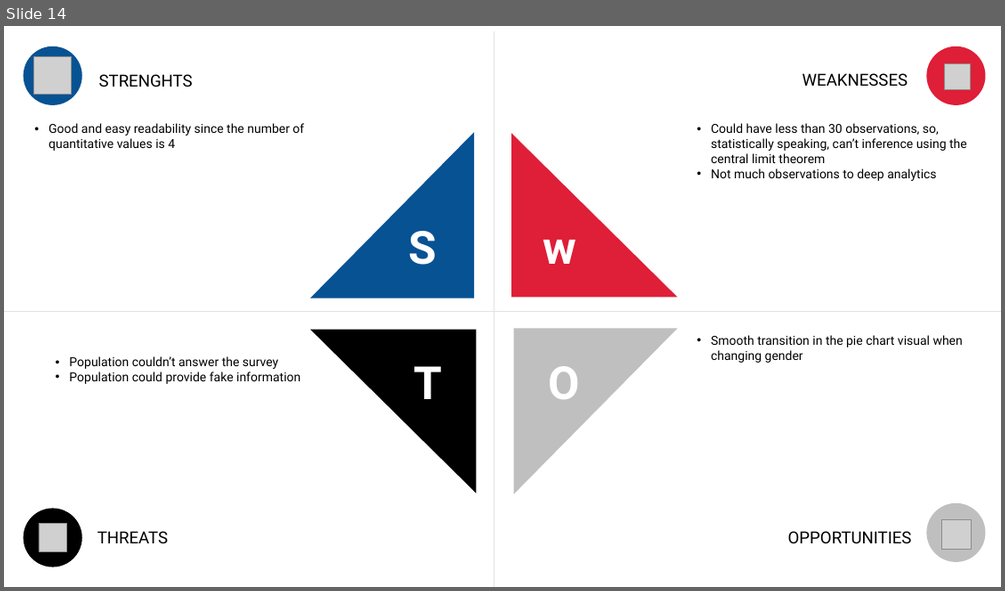
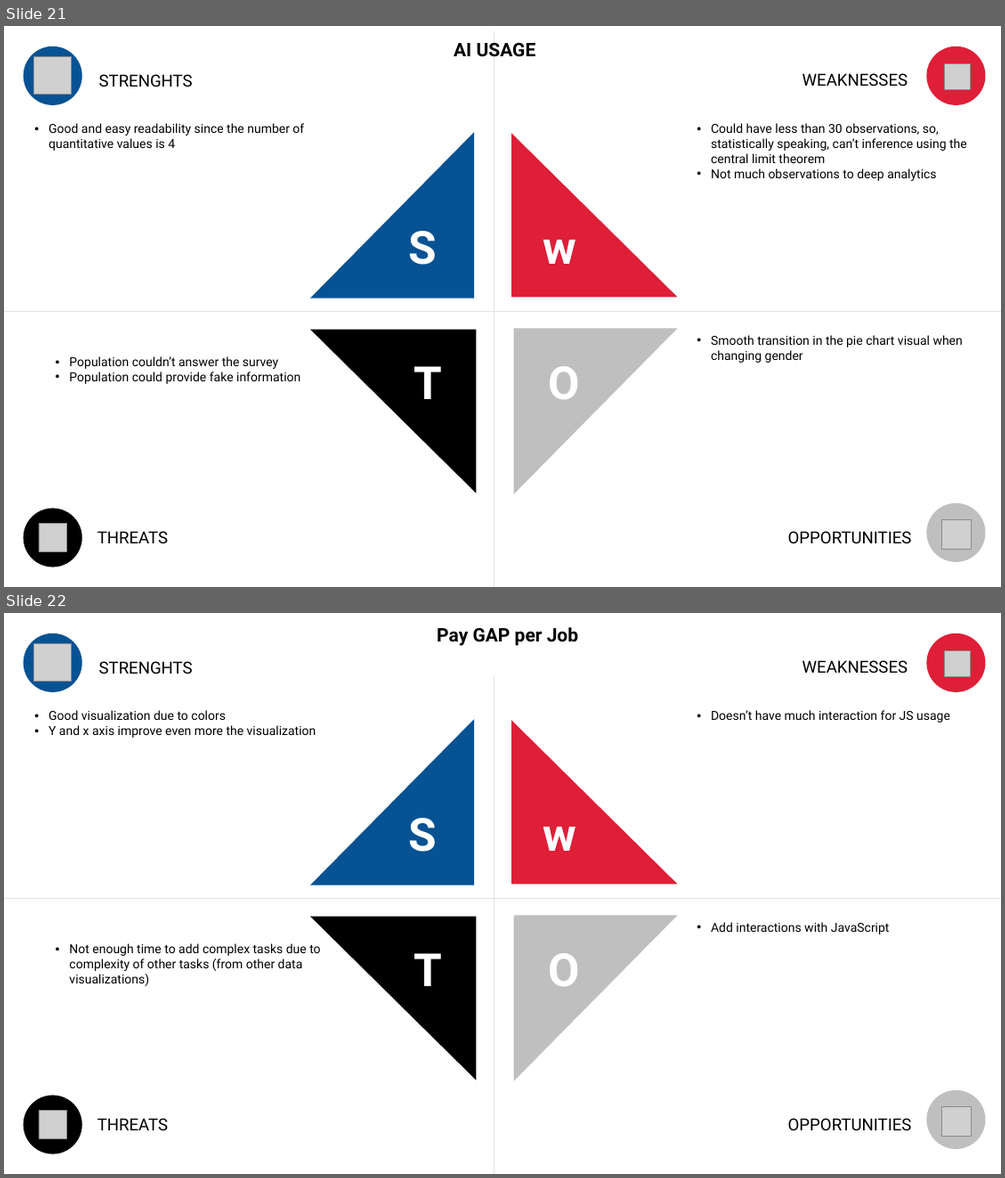
Before and after one commit to bbucalonserra/data-visualization-tool-js, a slide deck: layout-draft.pptx. Shown one above the other, each under a label of ours: slide 14 before the commit, slides 21 and 22 after it. The pictures are 1005x591 and 1005x1178 pixels, drawn with LibreOffice and Linux fonts; fonts in the diff are those of the drawing; grey boxes stand for pictures. Boxes give left, top, right and bottom in pixels: in the first picture for what was removed or moved away, otherwise in the second. Text is boxed around its words. In the diff, an @@ line names an element or a change of style, - is before the commit and + after.

```diff
--- a/layout-draft.pptx
+++ b/layout-draft.pptx
@@ slide 22 added at [4,613,1001,1174], background #FFFFFF @@
@@ ellipse added at [24,633,82,692], fill #075293 @@
@@ text added at [437,627,578,646], 18 pt, text #000000, bold @@
+Pay GAP per Job
@@ ellipse added at [927,633,986,692], fill #DF1E37 @@
@@ picture added at [34,644,72,682] @@
@@ text added at [99,661,193,674], 16 pt, text #000000 @@
+STRENGHTS
@@ text added at [802,660,907,673], 16 pt, text #000000 @@
+WEAKNESSES
@@ picture added at [945,651,971,676] @@
@@ line added from (494, 1174) to (494, 676), #E2E2E2 0.75 pt @@
@@ text added at [48,710,316,738], 12 pt, text #000000 @@
+• Good visualization due to colors
+• Y and x axis improve even more the visualization
@@ right triangle added at [310,719,474,884], fill #075293 @@
@@ text added at [711,710,950,722], 12 pt, text #000000 @@
+• Doesn’t have much interaction for JS usage
@@ right triangle added at [512,720,678,884], fill #DF1E37 @@
@@ text added at [409,818,437,852], 44 pt, text #FFFFFF, bold @@
+S
@@ text added at [543,827,577,851], 44 pt, text #FFFFFF, bold @@
+w
@@ line added from (4, 899) to (1001, 899), #E2E2E2 0.75 pt @@
@@ right triangle added at [310,916,476,1079], fill #000000 @@
@@ right triangle added at [514,915,678,1081], fill #BFBFBF @@
@@ text added at [711,922,890,934], 12 pt, text #000000 @@
+• Add interactions with JavaScript
@@ text added at [69,943,320,986], 12 pt, text #000000 @@
+• Not enough time to add complex tasks due to complexity of other tasks (from other data visualizations)
@@ text added at [413,953,442,986], 44 pt, text #FFFFFF, bold @@
+T
@@ text added at [548,953,579,986], 44 pt, text #FFFFFF, bold @@
+O
@@ ellipse added at [927,1090,986,1149], fill #BFBFBF @@
@@ ellipse added at [24,1095,82,1154], fill #000000 @@
@@ picture added at [39,1111,66,1138] @@
@@ text added at [97,1118,168,1130], 16 pt, text #000000 @@
+THREATS
@@ text added at [788,1118,912,1131], 16 pt, text #000000 @@
+OPPORTUNITIES
@@ picture added at [942,1107,971,1135] @@
@@ what was slide 14 is now slide 21 @@
@@ slide 21 changed as well @@
@@ text added at [453,42,536,57], 18 pt, text #000000, bold @@
+AI USAGE
```
Also in this commit, not shown: 9 other slides changed, 15 other slides added, 10 slides removed, 4 other files.
